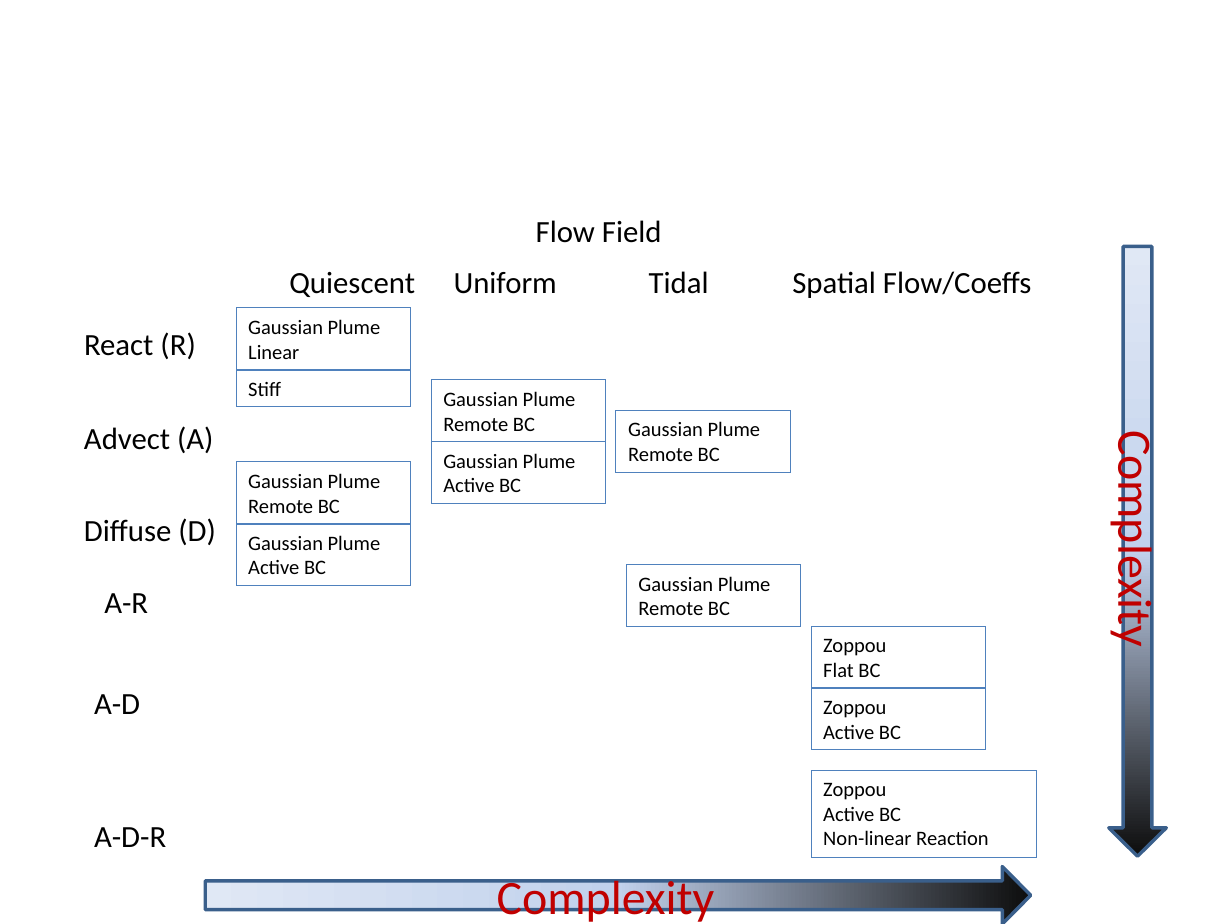
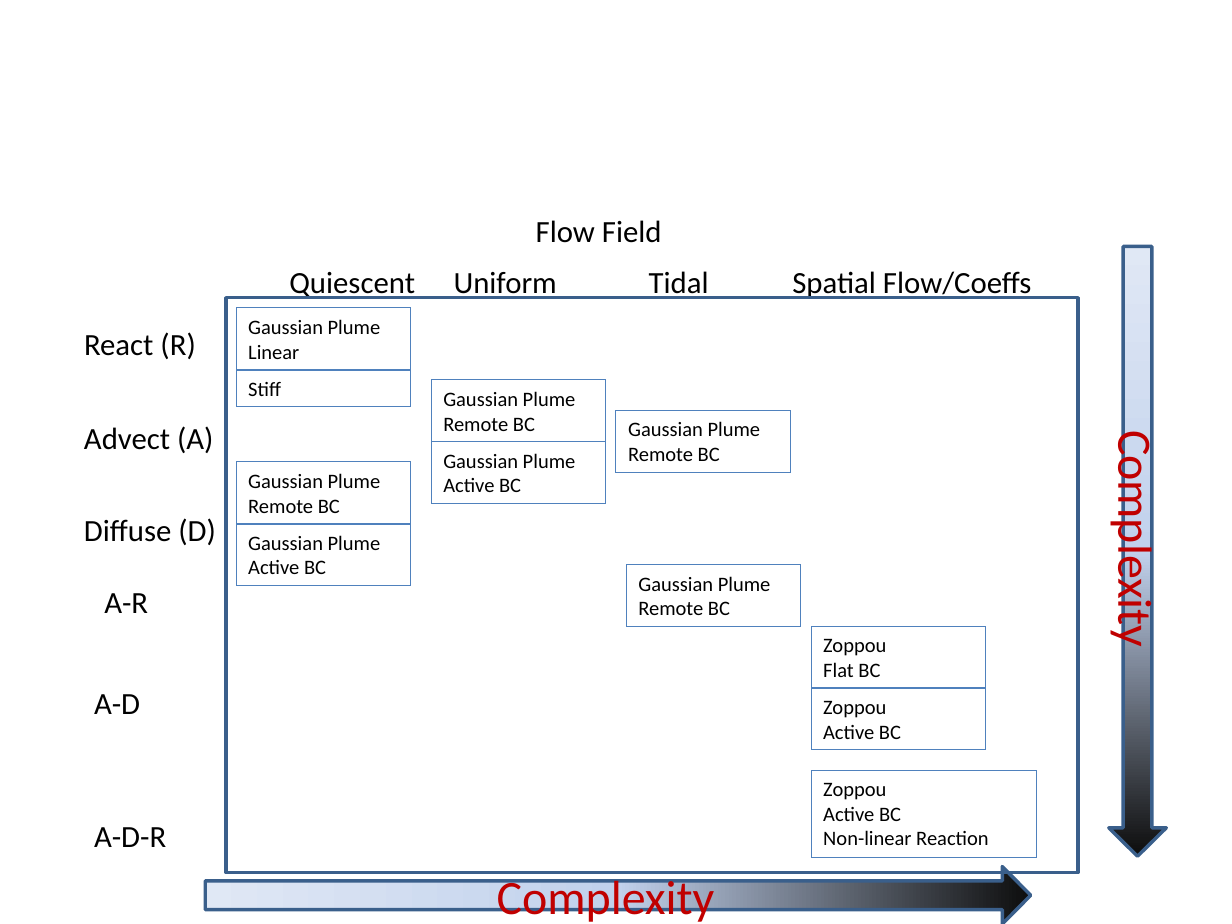
Before and after one commit to dwr-psandhu/dsm2-stm, a slide deck: slide 1 of stm/documents/EWRI_2011/PackageDiagramSuggest.pptx. Drawn at 1232x924 pixels with LibreOffice and Linux fonts; fonts in the diff are those of the drawing. Boxes give left, top, right and bottom in pixels: in the first picture for what was removed or moved away, otherwise in the second. Text is boxed around its words. In the diff, an @@ line names an element or a change of style, - is before the commit and + after.

Commit message:
Suggestions for figure.

```diff
--- a/stm/documents/EWRI_2011/PackageDiagramSuggest.pptx
+++ b/stm/documents/EWRI_2011/PackageDiagramSuggest.pptx
@@ rectangle added at bbox=[225, 298, 1078, 873], outline #3A5F8C 2 pt @@
```
